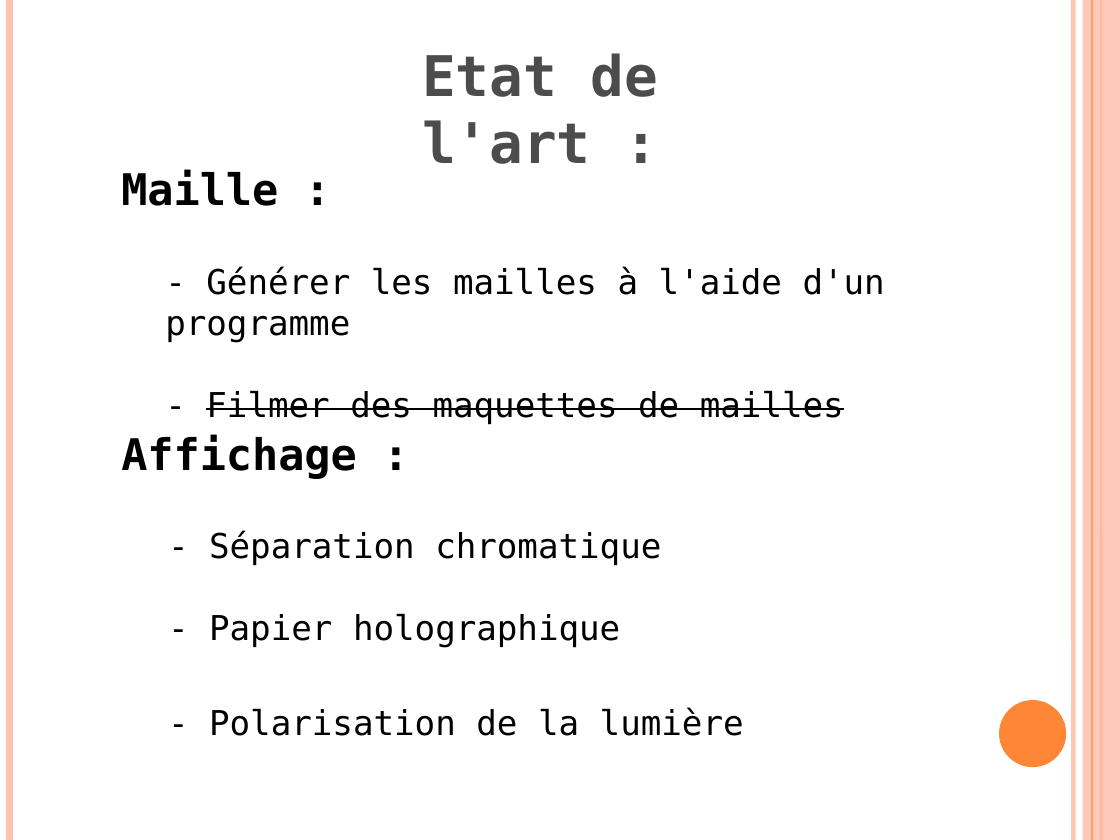
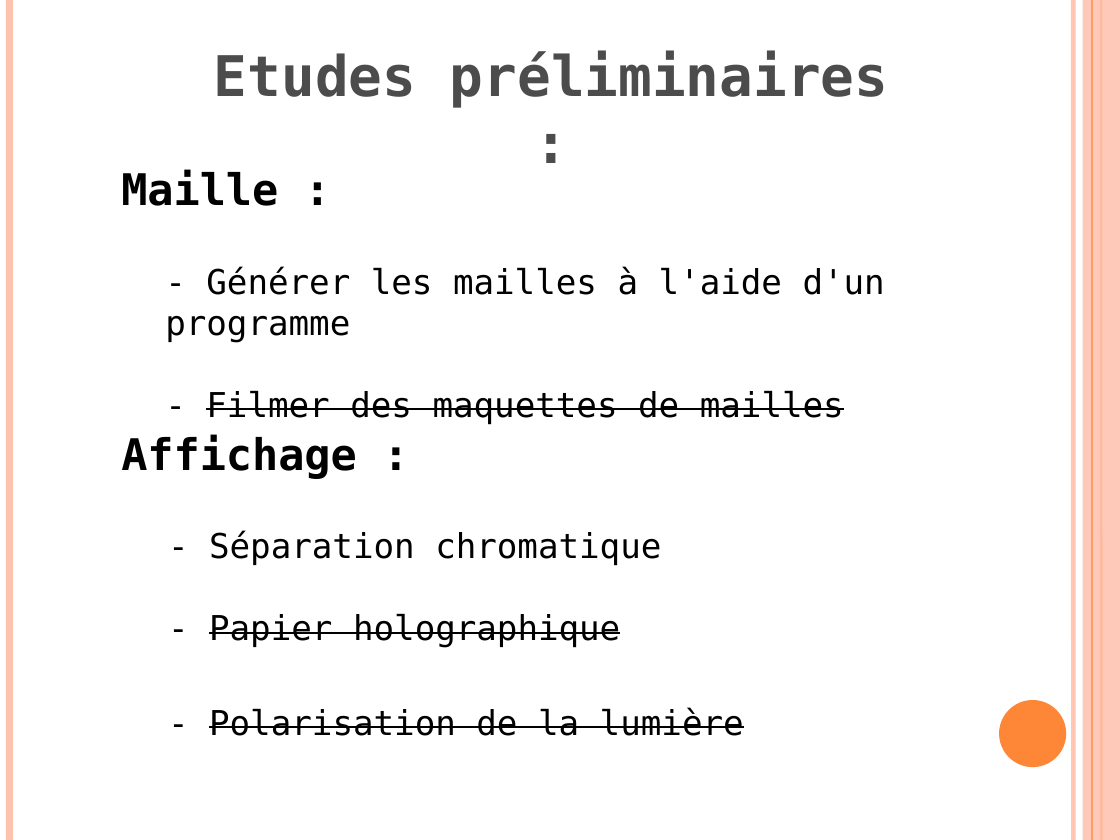
Before and after one commit to klnkg/cristallo3d, a slide deck: slide 4 of presentation finalegwen - ajout guillaume.odp (slide 5 before the commit). Drawn at 1120x840 pixels with LibreOffice and Linux fonts; fonts in the diff are those of the drawing. Boxes give left, top, right and bottom in pixels: in the first picture for what was removed or moved away, otherwise in the second. Text is boxed around its words. In the diff, an @@ line names an element or a change of style, - is before the commit and + after.

```diff
--- a/presentation finalegwen - ajout guillaume.odp
+++ b/presentation finalegwen - ajout guillaume.odp
@@ text added at bbox=[214, 51, 888, 108], 36 pt, text #4C4C4C, bold @@
+Etudes préliminaires :
@@ text removed at bbox=[422, 53, 658, 164] @@
-Etat de l'art :
@@ text "- Séparation chromatique - Papier ..." at bbox=[209, 531, 744, 736]: strikethrough on in "Papier holographique", "Polarisation de la lumière" @@
```
Also in this commit, not shown: 6 other slides changed, 2 slides removed.
